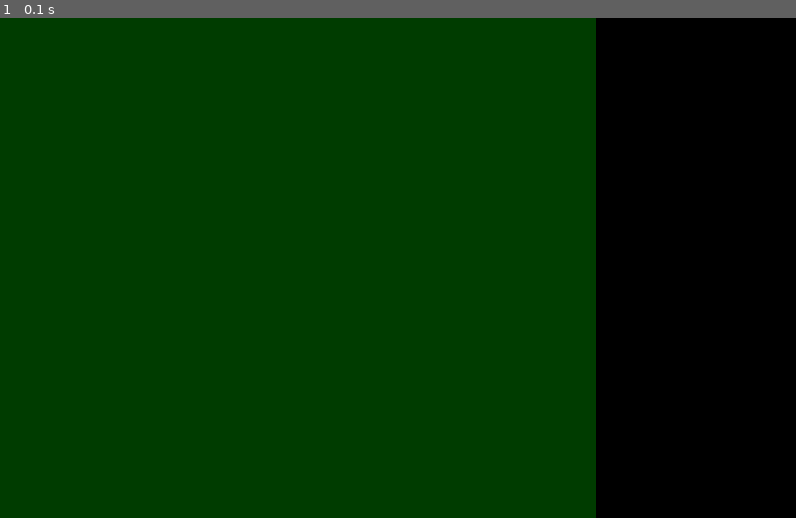
Above: before the commit, frame 1.
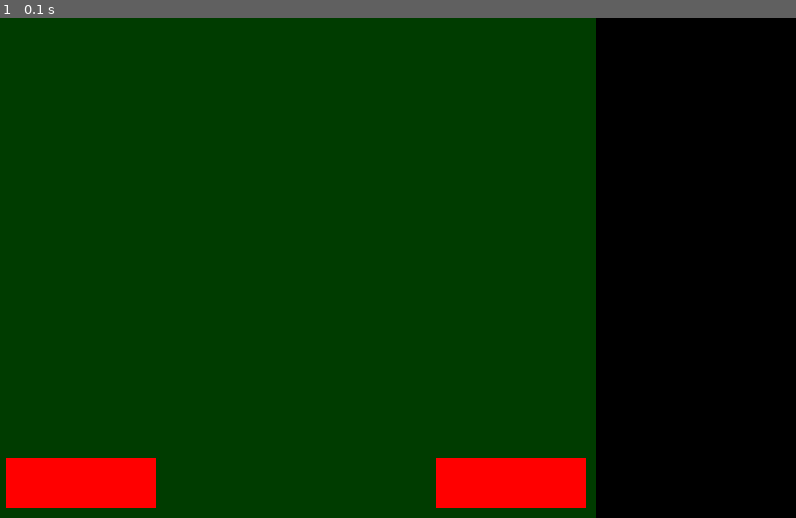
Above: after the commit, the same moment.

Repository: VWait/YandexProjectPygame
Game: pygame game, started from main.py
The game is run twice, just before and just after one commit, with the same random seed, the same clock (stepped at 60 frames per second) and the same inputs.
Inputs:
- Up to frame 1 (0.1 s): no input

The runs differ from the first frame. In frame 1, 3.8% of the frame differs, in the area x 0-74%, y 88-98%.

Commit message:
в классе board сделал две ячейки под текст и немного переделал инициализацию абстрактного блока

Diff:
--- a/abstractblock.py
+++ b/abstractblock.py
@@ -5,12 +5,11 @@
 
 class Block(ABC):
     @abstractmethod
-    def __init__(self, size, x0, y0, prop_x, prop_y):
-        self.size_block = size[0] * prop_x, size[1] * prop_y
-        self.x0 = x0
-        self.y0 = y0
+    def __init__(self, size, pos0, props):
+        self.block_size = size[0] * props[0], size[1] * props[1]
+        self.block_pos0 = pos0
         self.color = (0, 0, 0)
 
     @abstractmethod
     def render(self, screen):
-        pygame.draw.rect(screen, self.color, (self.x0, self.y0) + self.size_block)
+        pygame.draw.rect(screen, self.color, self.block_pos0 + self.block_size)
--- a/board.py
+++ b/board.py
@@ -1,10 +1,23 @@
+import pygame.draw
+
 from abstractblock import Block
 
 
 class Board(Block):
-    def __init__(self, size, x0, y0, prop_x, prop_y):
-        super().__init__(size, x0, y0, prop_x, prop_y)
+    def __init__(self, size, pos0, props):
+        super().__init__(size, pos0, props)
+
         self.color = (0, 60, 0)
+
+        self.help_blip_size = self.block_size[0] * 0.25, self.block_size[1] * 0.1
+        self.help_blip_pos0 = self.block_pos0[0] + 10, self.block_size[1] - self.help_blip_size[1] - 10
+        self.help_blip_color = (255, 0, 0)
+
+        self.start_blip_size = self.help_blip_size
+        self.start_blip_pos0 = self.block_size[0] - self.help_blip_size[0] - 10, self.help_blip_pos0[1]
+        self.start_blip_color = self.help_blip_color
 
     def render(self, screen):
         super().render(screen)
+        pygame.draw.rect(screen, self.help_blip_color, self.help_blip_pos0 + self.help_blip_size)
+        pygame.draw.rect(screen, self.start_blip_color, self.start_blip_pos0 + self.start_blip_size)
--- a/main.py
+++ b/main.py
@@ -6,7 +6,7 @@
 screen = pygame.display.set_mode(size)
 clock = pygame.time.Clock()
 running = True
-game_board = board.Board(size, 0, 0, 0.75, 1)
+game_board = board.Board(size, (0, 0), (0.75, 1))
 
 
 while running:
